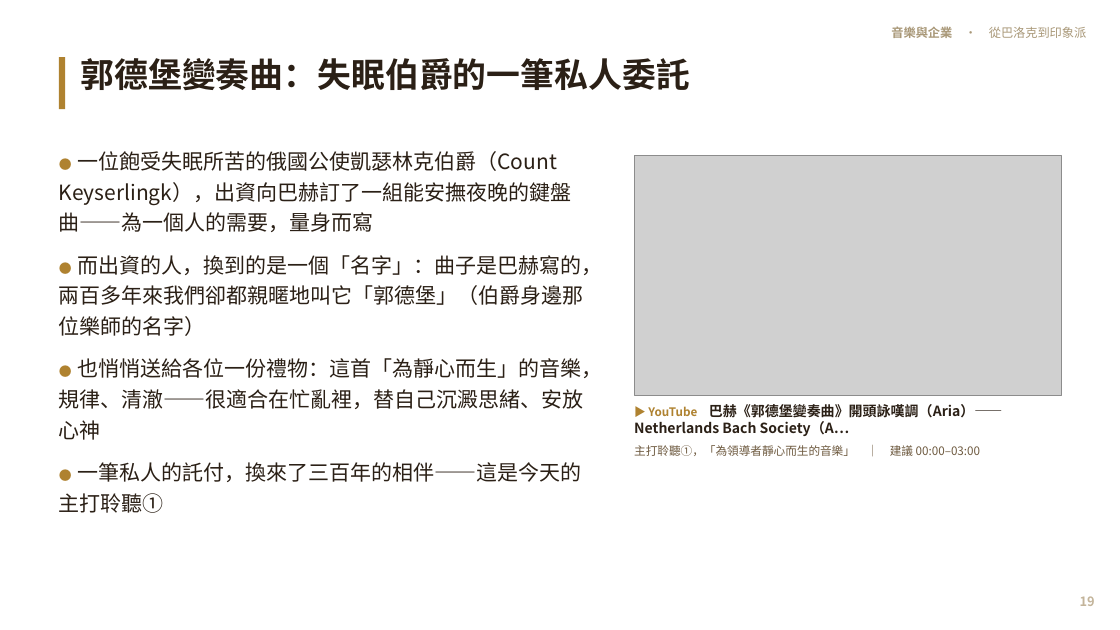
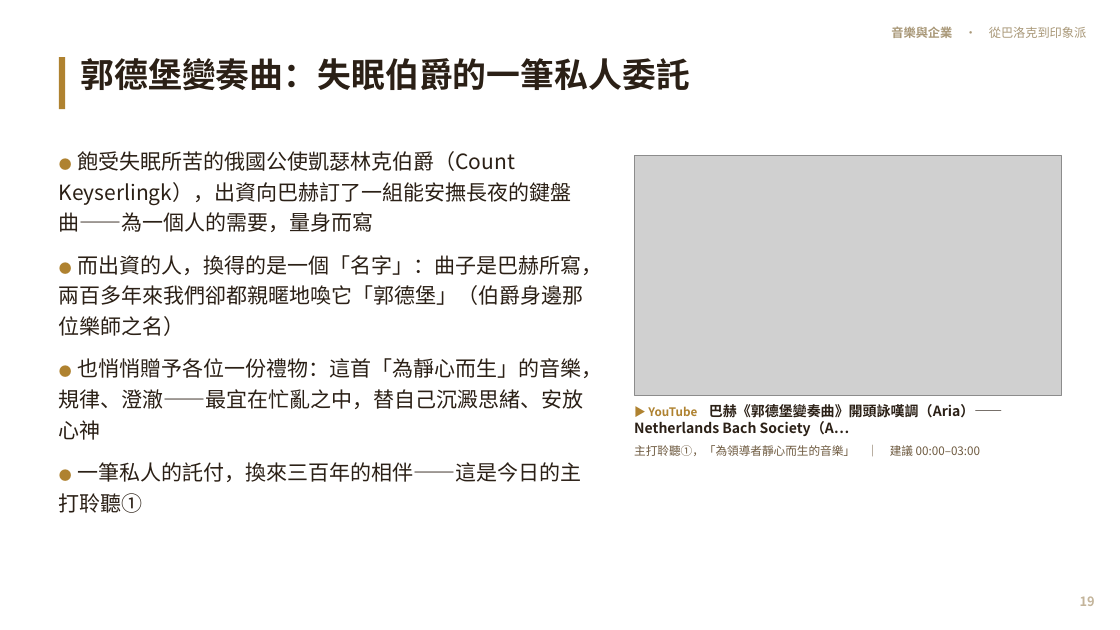
Before and after one commit to kblab2024/music-business-lecture, a slide deck: slide 19 of docs/downloads/音樂與企業-投影片.pptx. Drawn at 1120x630 pixels with LibreOffice and Linux fonts; fonts in the diff are those of the drawing; grey boxes stand for pictures. Boxes give left, top, right and bottom in pixels: in the first picture for what was removed or moved away, otherwise in the second. Text is boxed around its words. In the diff, an @@ line names an element or a change of style, - is before the commit and + after.

```diff
--- a/docs/downloads/音樂與企業-投影片.pptx
+++ b/docs/downloads/音樂與企業-投影片.pptx
@@ text at bbox=[59, 151, 602, 513]: text changed @@
-● 一位飽受失眠所苦的俄國公使凱瑟林克伯爵（Count Keyserlingk），出資向巴赫訂了一組能安撫夜晚的鍵盤曲——為一個人的需要，量身而寫
-● 而出資的人，換到的是一個「名字」：曲子是巴赫寫的，兩百多年來我們卻都親暱地叫它「郭德堡」（伯爵身邊那位樂師的名字）
-● 也悄悄送給各位一份禮物：這首「為靜心而生」的音樂，規律、清澈——很適合在忙亂裡，替自己沉澱思緒、安放心神
-● 一筆私人的託付，換來了三百年的相伴——這是今天的主打聆聽①
+● 飽受失眠所苦的俄國公使凱瑟林克伯爵（Count Keyserlingk），出資向巴赫訂了一組能安撫長夜的鍵盤曲——為一個人的需要，量身而寫
+● 而出資的人，換得的是一個「名字」：曲子是巴赫所寫，兩百多年來我們卻都親暱地喚它「郭德堡」（伯爵身邊那位樂師之名）
+● 也悄悄贈予各位一份禮物：這首「為靜心而生」的音樂，規律、澄澈——最宜在忙亂之中，替自己沉澱思緒、安放心神
+● 一筆私人的託付，換來三百年的相伴——這是今日的主打聆聽①
```
Also in this commit, not shown: 55 other slides changed, 7 other files.
